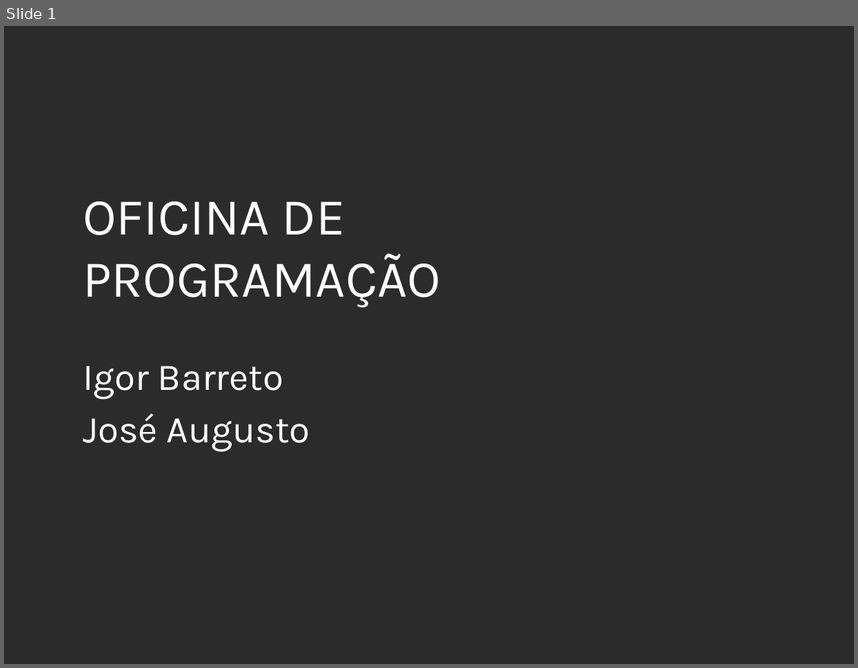
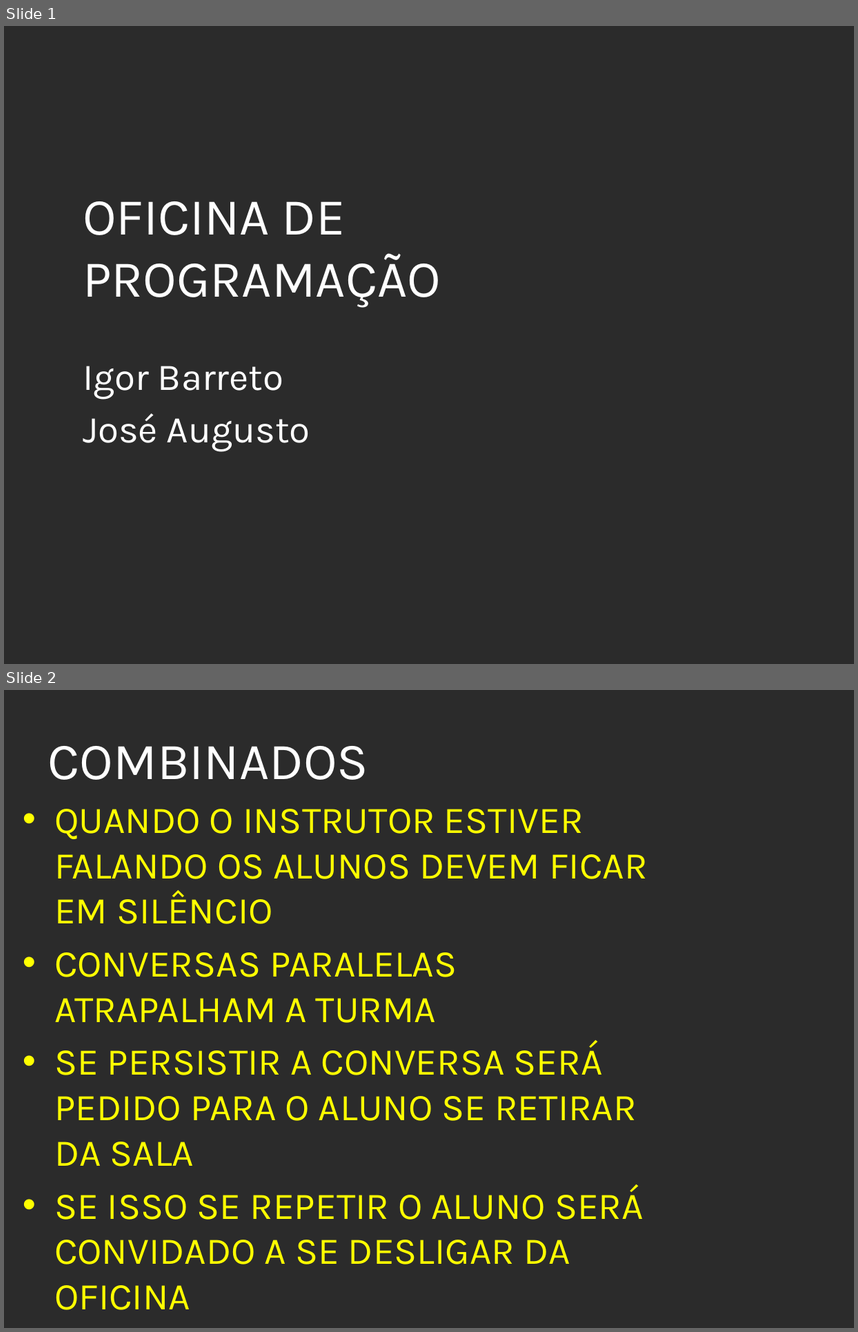
Before and after one commit to igorTeste2019/aulas_python_projeto, a slide deck: material/OP_aula1.pptx. Shown one above the other, each under a label of ours: slide 1 before the commit, slides 1 and 2 after it. The pictures are 858x668 and 858x1332 pixels, drawn with LibreOffice and Linux fonts; fonts in the diff are those of the drawing; background and template pictures are left out; a plain dark background stands for a picture behind light text. Boxes give left, top, right and bottom in pixels: in the first picture for what was removed or moved away, otherwise in the second. Text is boxed around its words. In the diff, an @@ line names an element or a change of style, - is before the commit and + after.

```diff
--- a/material/OP_aula1.pptx
+++ b/material/OP_aula1.pptx
@@ slide 2 added at <box>4,690,854,1328</box>, background picture (left out) @@
@@ title added at <box>48,746,369,780</box>, 44 pt, text #FFFFFF @@
+COMBINADOS
@@ text added at <box>54,809,648,1310</box>, 32 pt, text #FFFF00 @@
+• QUANDO O INSTRUTOR ESTIVER FALANDO OS ALUNOS DEVEM FICAR EM SILÊNCIO
+• CONVERSAS PARALELAS ATRAPALHAM A TURMA
+• SE PERSISTIR A CONVERSA SERÁ PEDIDO PARA O ALUNO SE RETIRAR DA SALA
+• SE ISSO SE REPETIR O ALUNO SERÁ CONVIDADO A SE DESLIGAR DA OFICINA
```
Also in this commit, not shown: 4 slides changed.
